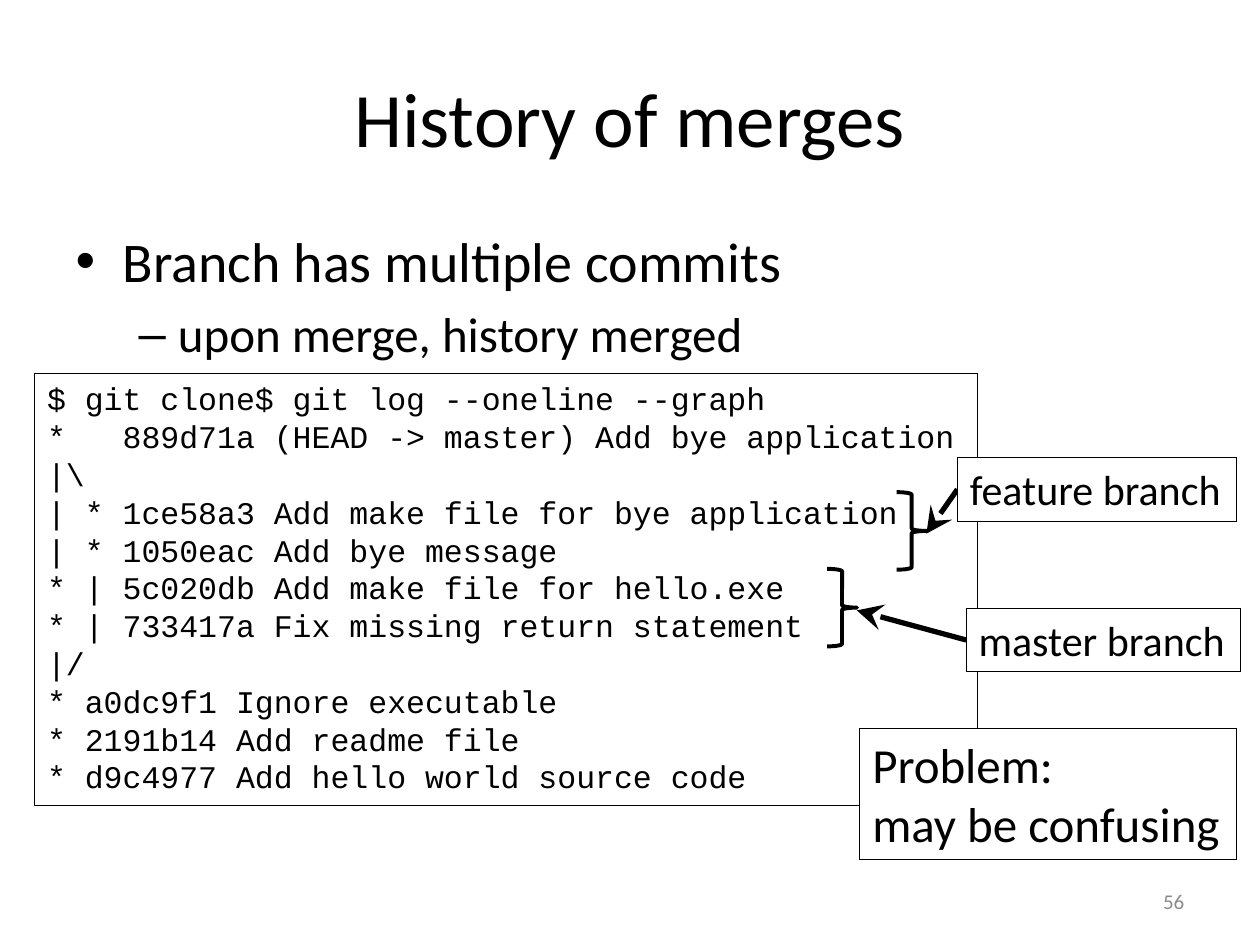
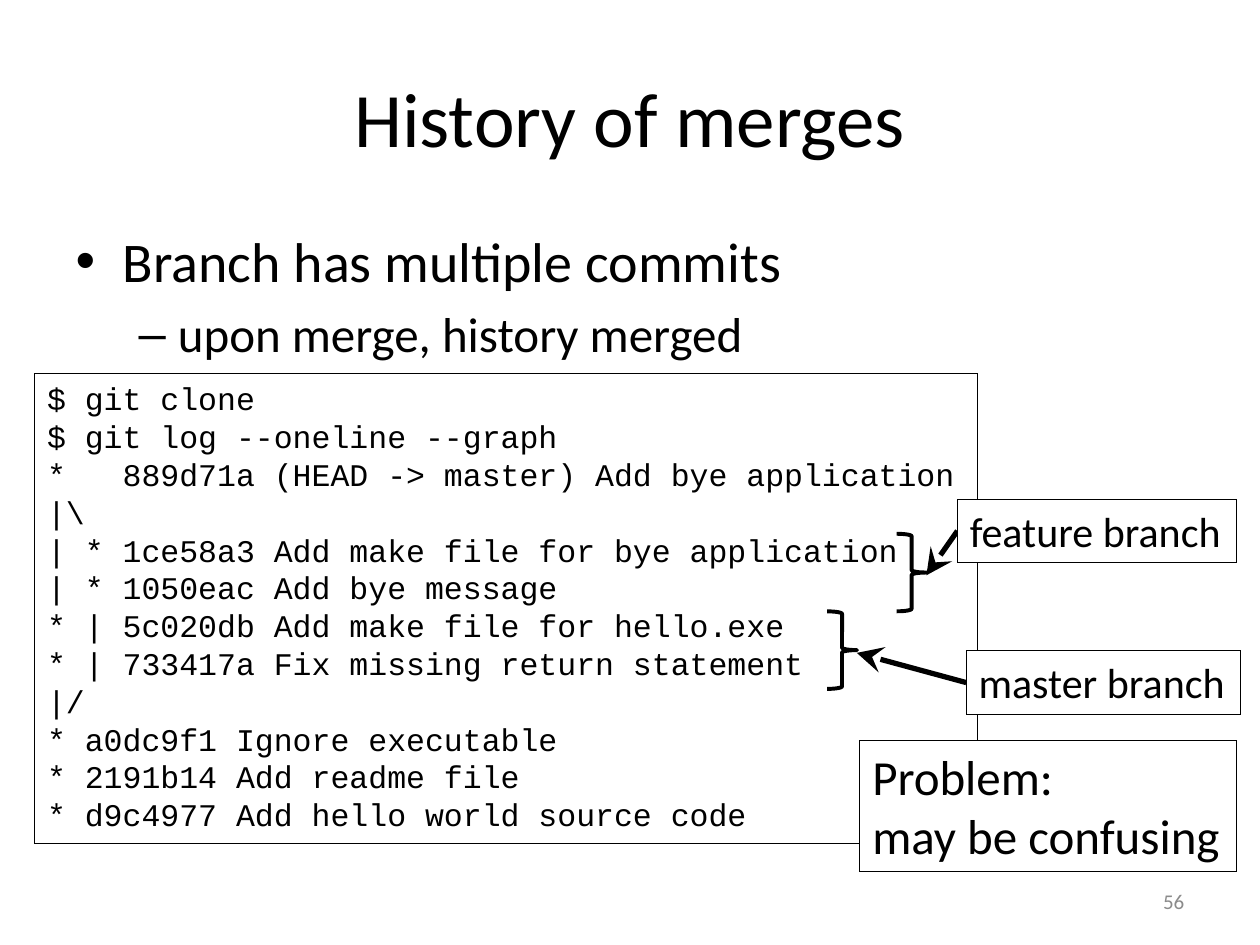
Before and after one commit to gjbex/Version-control-with-git, a slide deck: slide 56 of version_control_git.pptx. Drawn at 1260x945 pixels with LibreOffice and Linux fonts; fonts in the diff are those of the drawing. Boxes give left, top, right and bottom in pixels: in the first picture for what was removed or moved away, otherwise in the second. Text is boxed around its words. In the diff, an @@ line names an element or a change of style, - is before the commit and + after.

Commit message:
Fix typos

```diff
--- a/version_control_git.pptx
+++ b/version_control_git.pptx
@@ rectangle "$ git clone": place and size @@
-rectangle "$ git clone" at (35, 373, 978, 805)
+rectangle "$ git clone" at (35, 373, 978, 844)
@@ text in rectangle at (85, 388, 557, 455): text changed @@
-$ git clone$ git log --oneline --graph
+$ git clone
+$ git log --oneline --graph
@@ 2 rectangles, 1 arrow, 1 right brace: place and size @@
-2 rectangles, 1 arrow, 1 right brace at (897, 457, 1240, 672)
+2 rectangles, 1 arrow, 1 right brace at (897, 499, 1240, 714)
@@ right brace: place and size @@
-right brace at (827, 568, 857, 646)
+right brace at (827, 611, 857, 689)
@@ arrow moved from (966, 640) - (857, 610) to (966, 683) - (857, 653) @@
@@ rectangle "Problem:": place and size @@
-rectangle "Problem:" at (859, 728, 1236, 859)
+rectangle "Problem:" at (859, 741, 1236, 872)
```
Also in this commit, not shown: 4 other slides changed.
